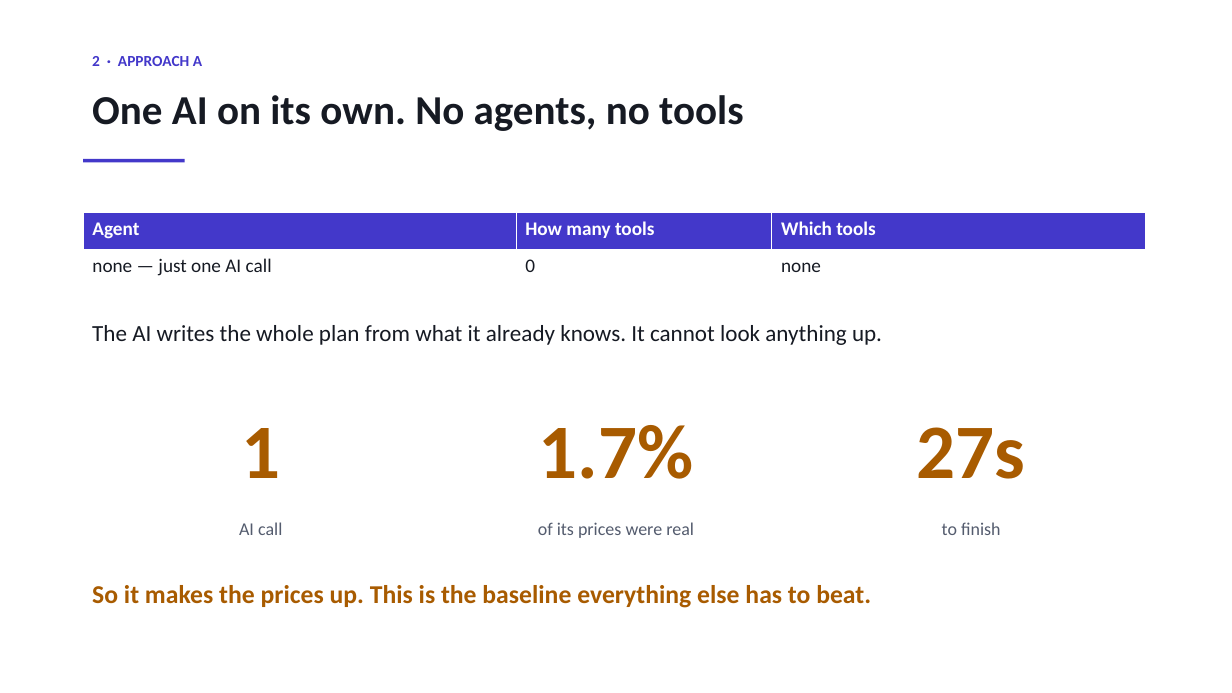
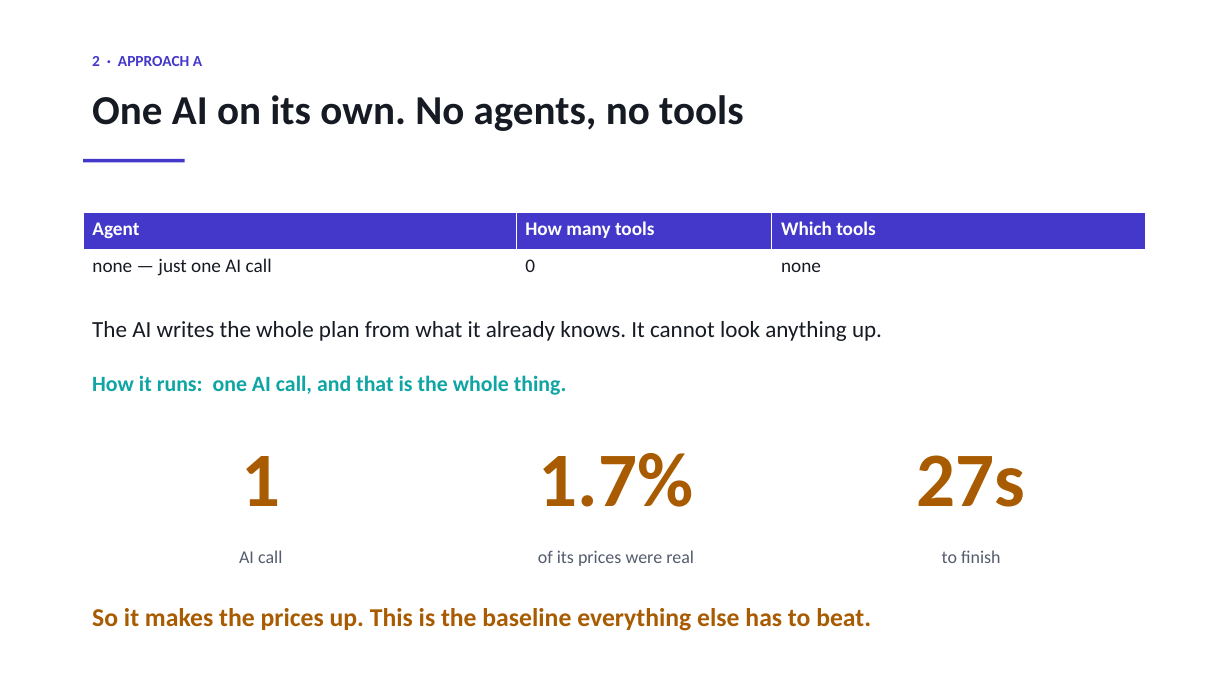
Before and after one commit to sherali143/Trip-Planner, a slide deck: slide 3 of submission/CMP7200_Viva_Presentation.pptx. Drawn at 1232x693 pixels with LibreOffice and Linux fonts; fonts in the diff are those of the drawing. Boxes give left, top, right and bottom in pixels: in the first picture for what was removed or moved away, otherwise in the second. Text is boxed around its words. In the diff, an @@ line names an element or a change of style, - is before the commit and + after.

```diff
--- a/submission/CMP7200_Viva_Presentation.pptx
+++ b/submission/CMP7200_Viva_Presentation.pptx
@@ text "The AI writes the whole ...": place and size @@
-text "The AI writes the whole ..." at box(92, 325, 882, 345)
+text "The AI writes the whole ..." at box(92, 321, 882, 341)
@@ text added at box(92, 375, 567, 395), 17 pt, text #0EA5A4, bold @@
+How it runs: one AI call, and that is the whole thing.
@@ 3 texts: place and size @@
-3 texts at box(241, 425, 1026, 479)
+3 texts at box(241, 453, 1026, 507)
@@ text "AI call": place and size @@
-text "AI call" at box(239, 522, 282, 535)
+text "AI call" at box(239, 550, 282, 563)
@@ text "of its prices were real": place and size @@
-text "of its prices were real" at box(538, 522, 694, 538)
+text "of its prices were real" at box(538, 550, 694, 566)
@@ text "to finish": place and size @@
-text "to finish" at box(942, 522, 1001, 535)
+text "to finish" at box(942, 550, 1001, 563)
@@ text "So it makes the prices ...": place and size @@
-text "So it makes the prices ..." at box(92, 585, 871, 608)
+text "So it makes the prices ..." at box(92, 608, 871, 631)
```
Also in this commit, not shown: 5 other slides changed, 1 other file.
